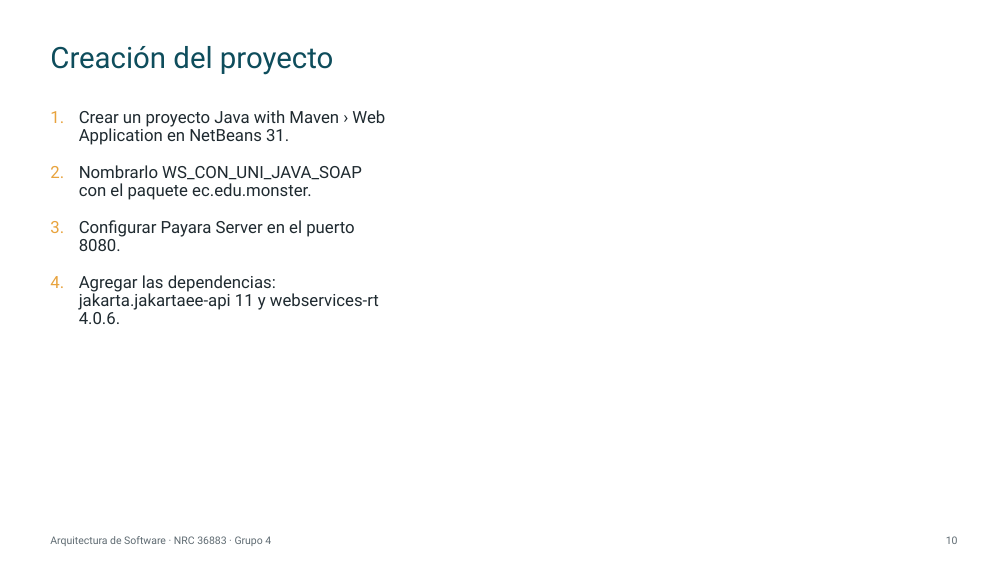
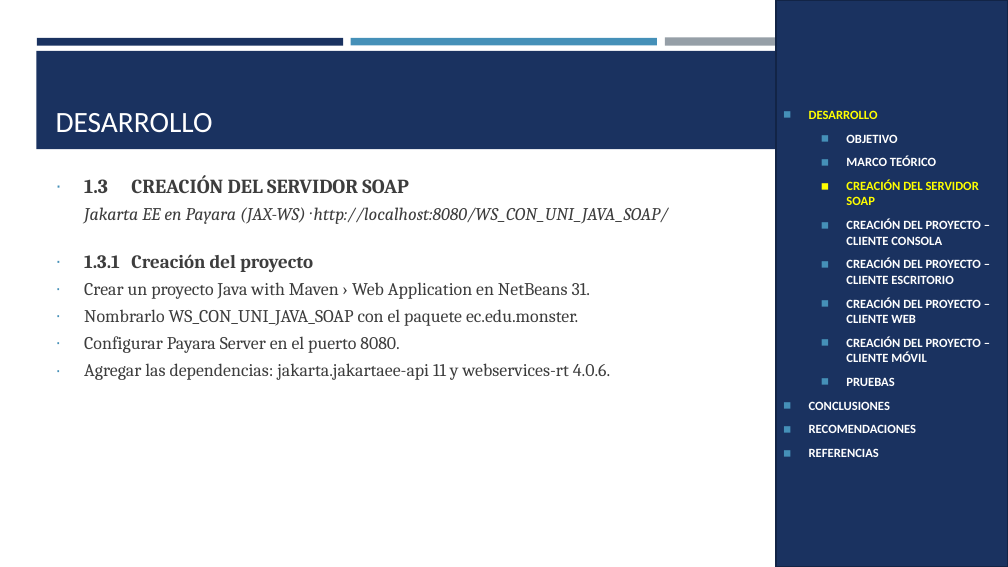
Before and after one commit to IMarcusDev/TI.1.1.-PAO202651_SOAP_JAVA_SINBDD_NRC_36883_GR04, a slide deck: slide 8 of 05. DOCUMENTACION/PRESENTACION TI.1.1. SOAP sin BDD en JAVA GR4.pptx (slide 10 before the commit). Drawn at 1008x567 pixels with LibreOffice and Linux fonts; fonts in the diff are those of the drawing. Boxes give left, top, right and bottom in pixels: in the first picture for what was removed or moved away, otherwise in the second. Text is boxed around its words. In the diff, an @@ line names an element or a change of style, - is before the commit and + after.

```diff
--- a/05. DOCUMENTACION/PRESENTACION TI.1.1. SOAP sin BDD en JAVA GR4.pptx
+++ b/05. DOCUMENTACION/PRESENTACION TI.1.1. SOAP sin BDD en JAVA GR4.pptx
@@ rectangle added at (776,0,1008,567), fill #1A3260, outline #122446 1.75 pt, 12 pt, text #FFFFFF, bold @@
+◼ DESARROLLO
+  ◼ OBJETIVO
+  ◼ MARCO TEÓRICO
+  ◼ CREACIÓN DEL SERVIDOR SOAP
+  ◼ CREACIÓN DEL PROYECTO – CLIENTE CONSOLA
+  ◼ CREACIÓN DEL PROYECTO – CLIENTE ESCRITORIO
+  ◼ CREACIÓN DEL PROYECTO – CLIENTE WEB
+  ◼ CREACIÓN DEL PROYECTO – CLIENTE MÓVIL
+  ◼ PRUEBAS
+◼ CONCLUSIONES
+◼ RECOMENDACIONES
+◼ REFERENCIAS
@@ rectangle added at (36,51,972,149), fill #1A3260 @@
@@ rectangle added at (37,38,343,45), fill #1A3260 @@
@@ title removed at (50,46,333,75) @@
-Creación del proyecto
@@ rectangle added at (351,38,657,45), fill #4590B8 @@
@@ rectangle added at (665,38,971,46), fill #969FA7 @@
@@ title added at (56,113,213,132), 28 pt, text #FFFFFF @@
+DESARROLLO
@@ text "1.3 CREACIÓN DEL SERVIDOR SOAP": place and size @@
-text "1.3 CREACIÓN DEL SERVIDOR SOAP" at (79,110,385,324)
+text "1.3 CREACIÓN DEL SERVIDOR SOAP" at (84,175,669,380)
@@ text at (84,175,669,272): paragraphs added @@
+∙ 1.3 CREACIÓN DEL SERVIDOR SOAP
+Jakarta EE en Payara (JAX-WS) · http://localhost:8080/WS_CON_UNI_JAVA_SOAP/
+∙ 1.3.1 Creación del proyecto
@@ text at (84,282,610,380): size 16 to 17 pt, font Roboto to Cambria, text colour #1F2A30 to #3D3D3D in "Crear un proyecto Java with Maven › ...", "Nombrarlo WS_CON_UNI_JAVA_SOAP con el paquete ec.edu.monster ...", "Configurar Payara Server en el puerto 8080.", "Agregar las dependencias: jakarta.jakartaee-api 11 y webserv ..."; alignment left to justified; bullet 1. to ∙; line spacing 0.9 to 1.07; less space between paragraphs; bullet colour #E8A33D to #4590B8 @@
@@ text removed at (50,536,271,546) @@
-Arquitectura de Software · NRC 36883 · Grupo 4
@@ page number removed at (946,536,958,544) @@
-10
```
Also in this commit, not shown: 23 other slides changed, 6 slides added, 14 slides removed, 1 other file.
